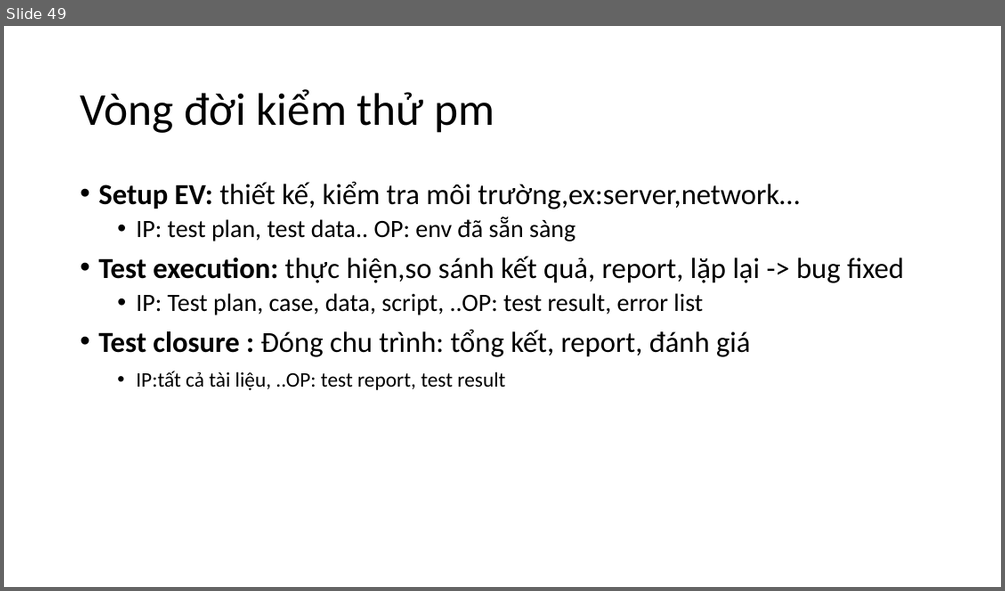
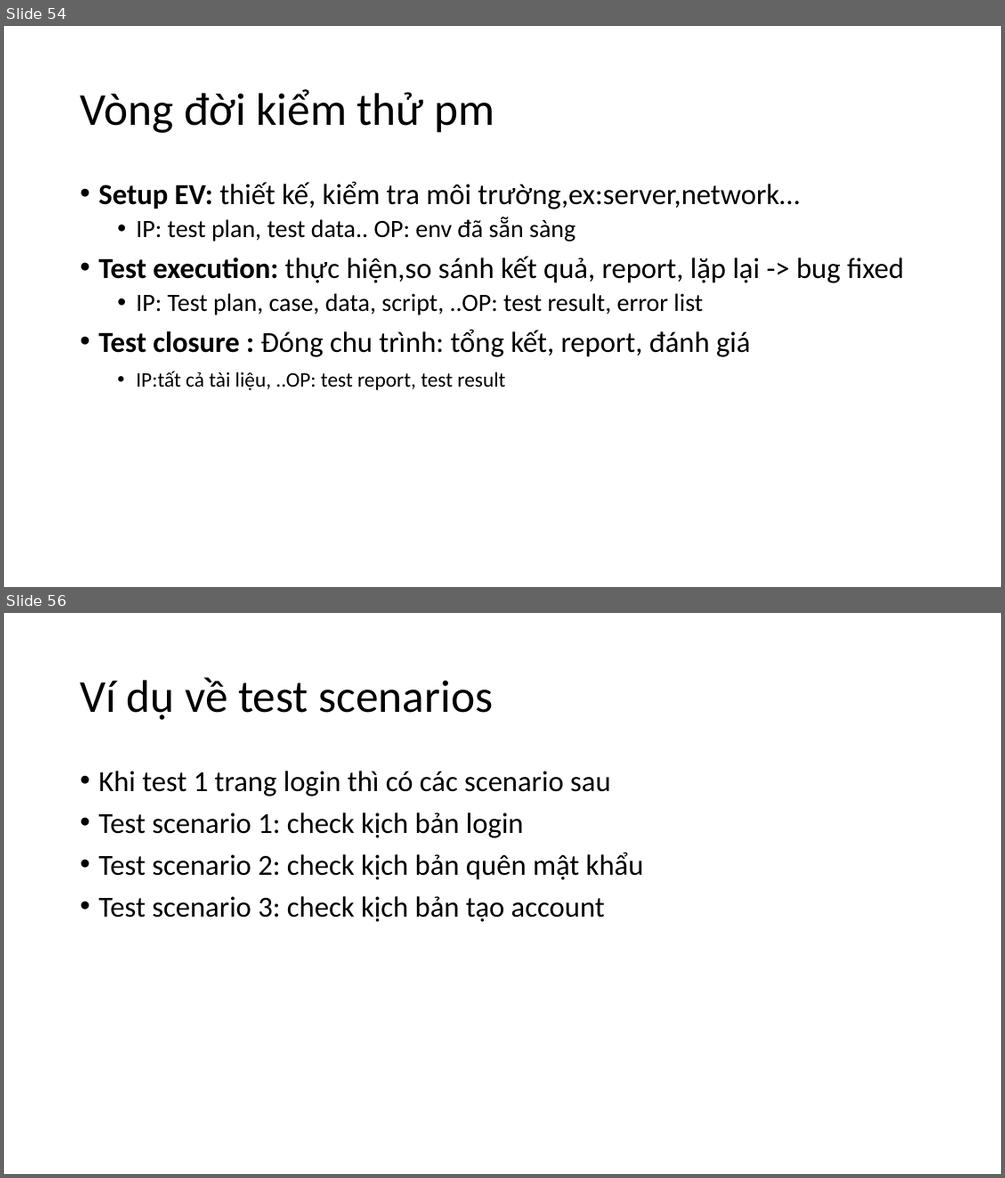
Before and after one commit to shinnobi/software_testing, a slide deck: slide/VMP_SOFTWARE_TEST.pptx. Shown one above the other, each under a label of ours: slide 49 before the commit, slides 54 and 56 after it; the slides between them are not shown. The pictures are 1005x591 and 1005x1178 pixels, drawn with LibreOffice and Linux fonts; fonts in the diff are those of the drawing. Boxes give left, top, right and bottom in pixels: in the first picture for what was removed or moved away, otherwise in the second. Text is boxed around its words. In the diff, an @@ line names an element or a change of style, - is before the commit and + after.

```diff
--- a/slide/VMP_SOFTWARE_TEST.pptx
+++ b/slide/VMP_SOFTWARE_TEST.pptx
@@ slide 56 added at [4, 613, 1001, 1174], background #FFFFFF @@
@@ title added at [80, 677, 494, 720], 44 pt, text #000000 @@
+Ví dụ về test scenarios
@@ text added at [98, 771, 644, 922], 28 pt, text #000000 @@
+• Khi test 1 trang login thì có các scenario sau
+• Test scenario 1: check kịch bản login
+• Test scenario 2: check kịch bản quên mật khẩu
+• Test scenario 3: check kịch bản tạo account
@@ what was slide 49 is now slide 54 @@
```
Also in this commit, not shown: 3 slides changed, 29 other slides added, 1 slide removed, 1 other file.
